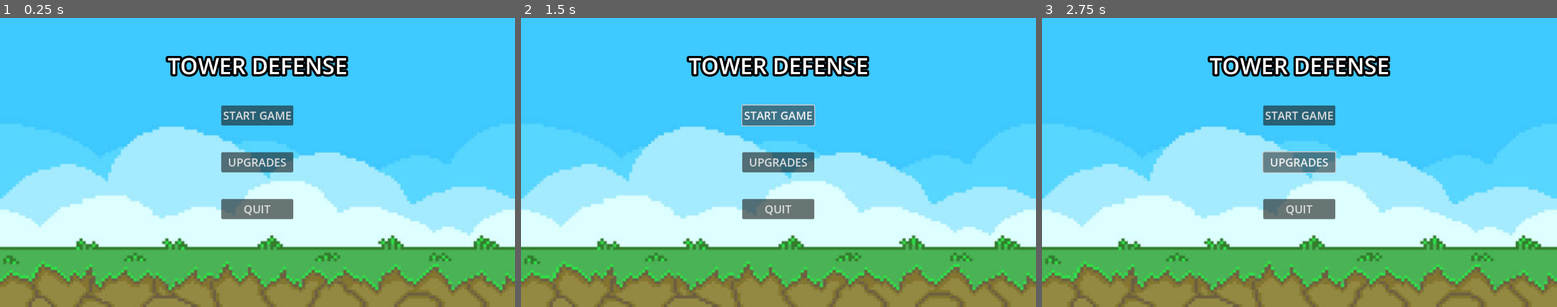
Above: before the commit, frames 1-3 (left to right).
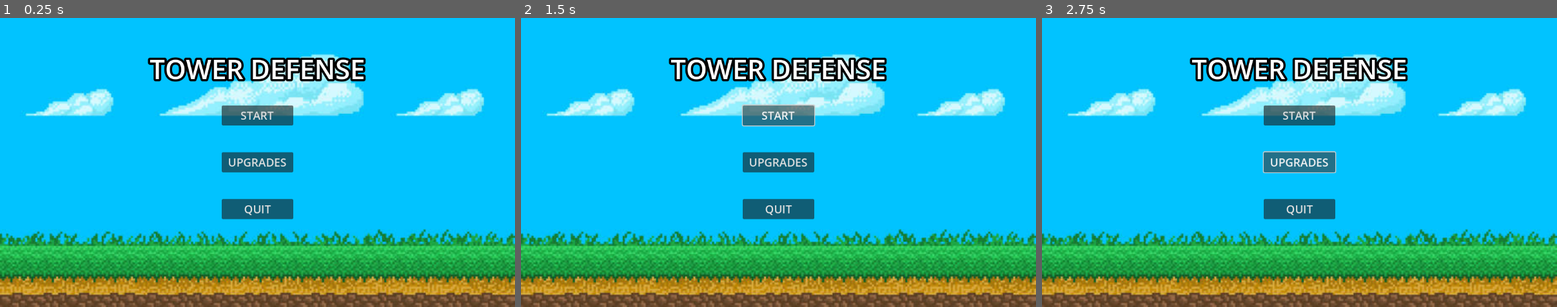
Above: after the commit, the same moments.

Repository: Jackstar360/game-projecct
Game: Godot game, scene res://Brooke Stuff/main_menu/main_menu.tscn
Two runs of this game, one before a commit and one after it. Both use one fixed random seed, a clock stepped at 60 frames per second and the inputs below.
Inputs:
- Up to frame 1 (0.25 s): no input
- Up to frame 2 (1.5 s): click "START GAME" (after the commit: "START") at 0.5 s; click "START GAME" (after the commit: "START") at 1.25 s
- Up to frame 3 (2.75 s): click "UPGRADES" at 2 s

The runs differ from the first frame. In frame 1, 98% of the frame differs, in the area x 0-100%, y 0-100%; in frame 2, 98%; in frame 3, 98%.

Commit message:
made a main menu

Diff:
--- a/Brooke Stuff/main_menu/main_menu.gd
+++ b/Brooke Stuff/main_menu/main_menu.gd
@@ -5,7 +5,7 @@
 @onready var start_button = $MarginContainer/HBoxContainer/VBoxContainer/Start as Button
 @onready var exit_button = $MarginContainer/HBoxContainer/VBoxContainer/Exit as Button
 # @onready var upgrades_menu =
-# make a scene for upgrade menu
+# add jack's menu scene
 
 func _ready():
 	start_button.button_down.connect(on_start_pressed)
--- a/Brooke Stuff/main_menu/main_menu.tscn
+++ b/Brooke Stuff/main_menu/main_menu.tscn
@@ -1,10 +1,10 @@
 [gd_scene load_steps=5 format=3 uid="uid://tlout317q62f"]
 
-[ext_resource type="Texture2D" uid="uid://bs2vq3sl40olp" path="res://Brooke Stuff/istockphoto-1333010525-612x612.jpg" id="1_nxmo8"]
 [ext_resource type="Script" path="res://Brooke Stuff/main_menu/main_menu.gd" id="1_wtxh3"]
+[ext_resource type="Texture2D" uid="uid://cbc8h60as0hxb" path="res://Brooke Stuff/istockphoto-910093668-612x612.jpg" id="2_e8bl3"]
 
 [sub_resource type="SystemFont" id="SystemFont_lqvth"]
-font_names = PackedStringArray("Sitka Small")
+font_names = PackedStringArray("Javanese Text")
 
 [sub_resource type="SystemFont" id="SystemFont_unuay"]
 font_names = PackedStringArray("Candara")
@@ -25,7 +25,7 @@
 anchor_bottom = 1.0
 grow_horizontal = 2
 grow_vertical = 2
-texture = ExtResource("1_nxmo8")
+texture = ExtResource("2_e8bl3")
 
 [node name="MarginContainer" type="MarginContainer" parent="."]
 layout_mode = 1
@@ -52,7 +52,7 @@
 theme_override_constants/shadow_offset_y = 3
 theme_override_constants/outline_size = 20
 theme_override_fonts/font = SubResource("SystemFont_lqvth")
-theme_override_font_sizes/font_size = 50
+theme_override_font_sizes/font_size = 60
 text = "TOWER DEFENSE
 "
 horizontal_alignment = 1
@@ -72,7 +72,8 @@
 layout_mode = 2
 theme_override_fonts/font = SubResource("SystemFont_unuay")
 theme_override_font_sizes/font_size = 25
-text = "START GAME"
+text = "START
+"
 
 [node name="Upgrades" type="Button" parent="MarginContainer/HBoxContainer/VBoxContainer"]
 custom_minimum_size = Vector2(160, 45)
Binary file added: Brooke Stuff/istockphoto-910093668-612x612.jpg
Not shown, added: Brooke Stuff/istockphoto-910093668-612x612.jpg.import
